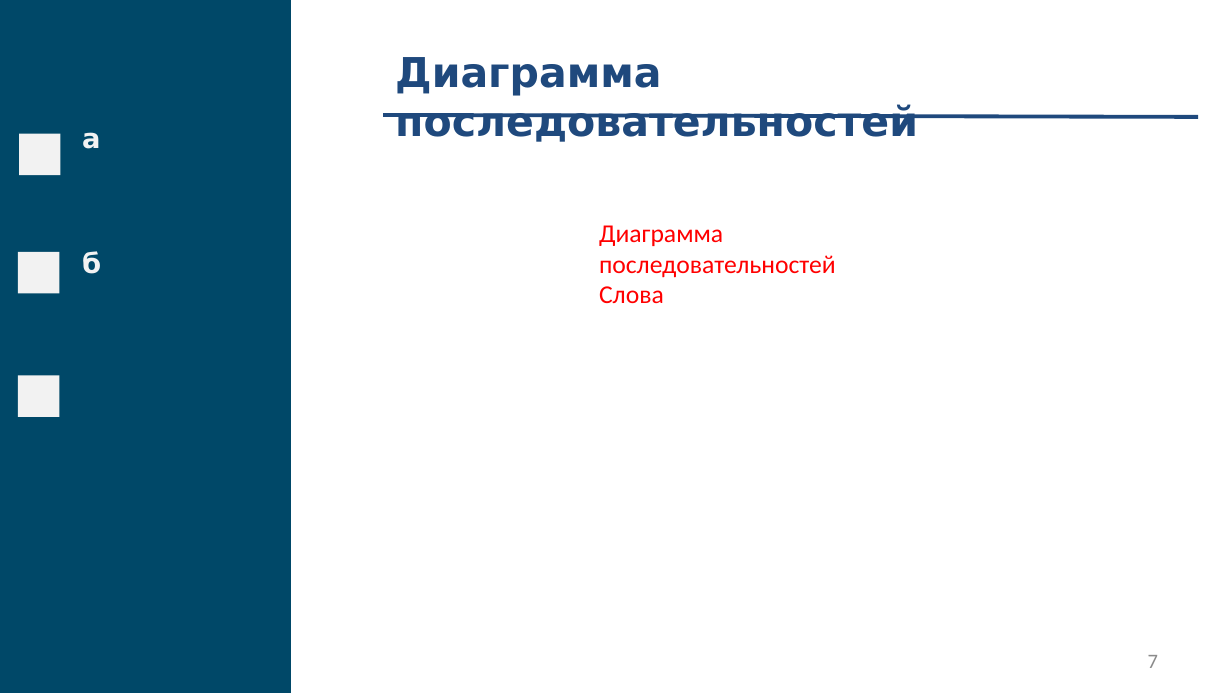
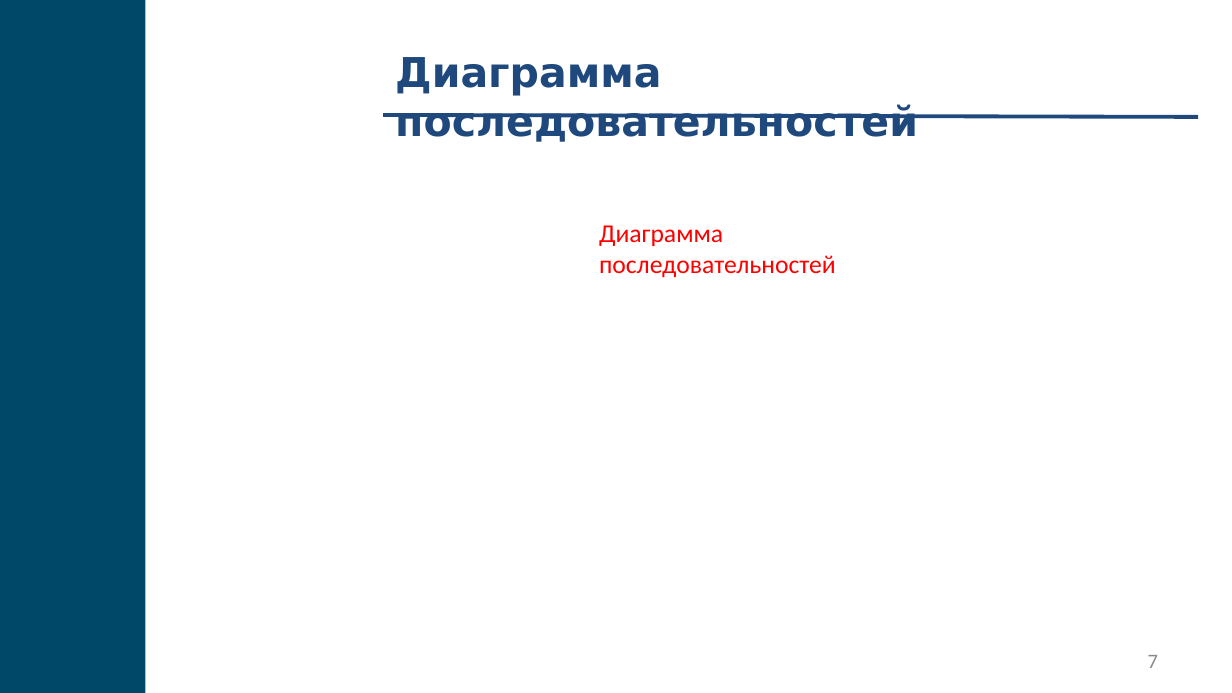
Before and after one commit to fanglores/Gagarin-2022, a slide deck: slide 7 of doc/Presentation.pptx. Drawn at 1232x693 pixels with LibreOffice and Linux fonts; fonts in the diff are those of the drawing. Boxes give left, top, right and bottom in pixels: in the first picture for what was removed or moved away, otherwise in the second. Text is boxed around its words. In the diff, an @@ line names an element or a change of style, - is before the commit and + after.

```diff
--- a/doc/Presentation.pptx
+++ b/doc/Presentation.pptx
@@ rectangle: place and size @@
-rectangle at (0, 0, 291, 692)
+rectangle at (0, 0, 145, 692)
@@ group removed at (18, 132, 101, 418): 3 rectangles, 2 texts @@
-а
-б
@@ text at (599, 286, 664, 303): paragraph removed @@
-Слова
```
Also in this commit, not shown: 2 other slides changed.
